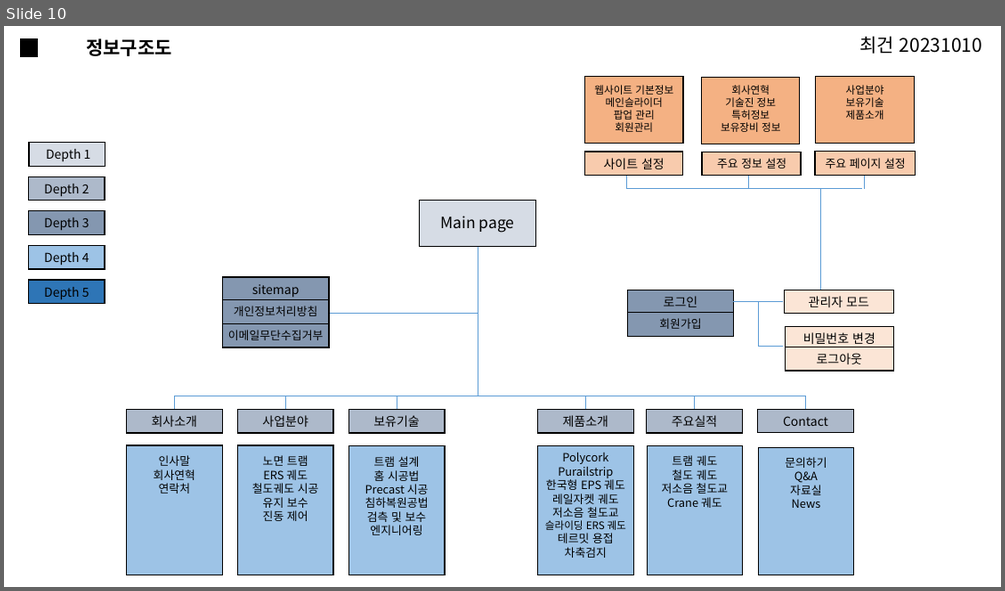
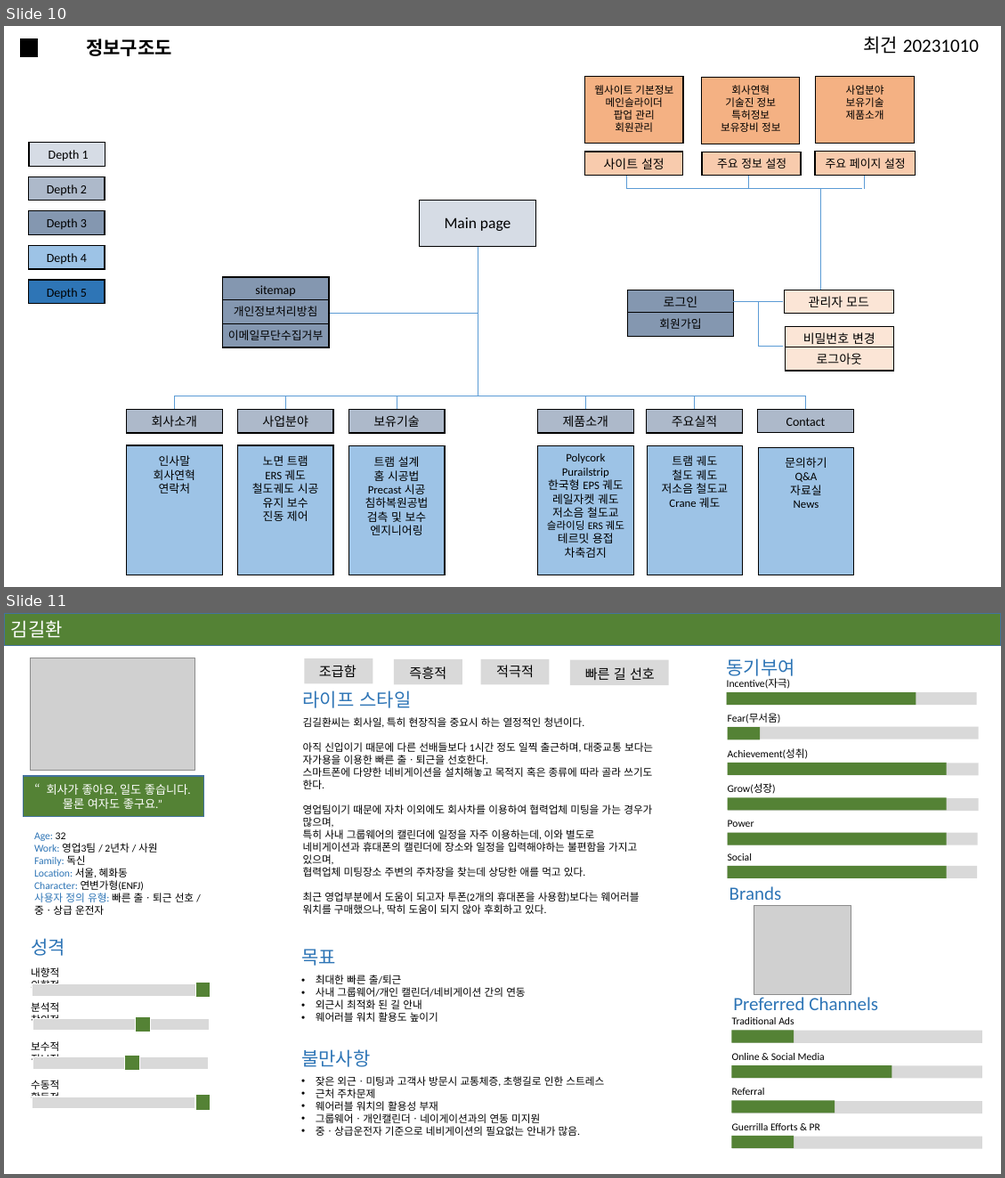
Before and after one commit to pigking51/maple, a slide deck: 디자인/최건_ppt.pptx. Shown one above the other, each under a label of ours: slide 10 before the commit, slides 10 and 11 after it. The pictures are 1005x591 and 1005x1178 pixels, drawn with LibreOffice and Linux fonts; fonts in the diff are those of the drawing; grey boxes stand for pictures. Boxes give left, top, right and bottom in pixels: in the first picture for what was removed or moved away, otherwise in the second. Text is boxed around its words. In the diff, an @@ line names an element or a change of style, - is before the commit and + after.

```diff
--- a/디자인/최건_ppt.pptx
+++ b/디자인/최건_ppt.pptx
@@ slide 11 added at <box>4,613,1001,1174</box>, background #FFFFFF @@
@@ rectangle added at <box>4,613,1001,645</box>, fill #548235, outline #43739E 1 pt @@
@@ text added at <box>11,620,63,638</box>, 18 pt, text #FFFFFF @@
+김길환
@@ group added at <box>272,653,681,933</box>: 6 texts, 5 rectangles @@
+김길환씨는 회사일, 특히 현장직을 중요시 하는 열정적인 청년이다.
+아직 신입이기 때문에 다른 선배들보다 1시간 정도 일찍 출근하며, 대중교통 보다는 자가용을 이용한 빠른 출ㆍ퇴근을 선호한다.
+스마트폰에 다양한 네비게이션을 설치해놓고 목적지 혹은 종류에 따라 골라 쓰기도 한다.
+영업팀이기 때문에 자차 이외에도 회사차를 이용하여 협력업체 미팅을 가는 경우가 많으며,
+특히 사내 그룹웨어의 캘린더에 일정을 자주 이용하는데, 이와 별도로 네비게이션과 휴대폰의 캘린더에 장소와 일정을 입력해야하는 불편함을 가지고 있으며,
+협력업체 미팅장소 주변의 주차장을 찾는데 상당한 애를 먹고 있다.
+최근 영업부분에서 도움이 되고자 투폰(2개의 휴대폰을 사용함)보다는 웨어러블 워치를 구매했으나, 딱히 도움이 되지 않아 후회하고 있다.
+라이프 스타일
+조급함
+즉흥적
+적극적
+빠른 길 선호
@@ group added at <box>727,658,979,995</box>: 12 rectangles, 8 texts, 1 picture @@
+동기부여
+Incentive(자극)
+Fear(무서움)
+Achievement(성취)
+Grow(성장)
+Power
+Social
+Brands
@@ group added at <box>259,931,679,1159</box>: 4 texts, 1 rectangle @@
+• 최대한 빠른 출/퇴근
+• 사내 그룹웨어/개인 캘린더/네비게이션 간의 연동
+• 외근시 최적화 된 길 안내
+• 웨어러블 워치 활용도 높이기
+목표
+• 잦은 외근ㆍ미팅과 고객사 방문시 교통체증, 초행길로 인한 스트레스
+• 근처 주차문제
+• 웨어러블 워치의 활용성 부재
+• 그룹웨어ㆍ개인캘린더ㆍ네이게이션과의 연동 미지원
+• 중ㆍ상급운전자 기준으로 네비게이션의 필요없는 안내가 많음.
+불만사항
@@ group added at <box>20,649,218,1168</box>: 11 rectangles, 7 texts, 1 picture @@
+“회사가 좋아요, 일도 좋습니다.
+물론 여자도 좋구요.”
+Age: 32
+Work: 영업3팀 / 2년차 / 사원
+Family: 독신
+Location: 서울, 혜화동
+Character: 연변가형(ENFJ)
+사용자 정의 유형: 빠른 출ㆍ퇴근 선호 / 중ㆍ상급 운전자
+성격
+내향적 외향적
+분석적 창의적
+보수적 진보적
+수동적 활동적
@@ group added at <box>732,997,983,1149</box>: 8 rectangles, 5 texts @@
+Preferred Channels
+Traditional Ads
+Online & Social Media
+Referral
+Guerrilla Efforts & PR
@@ slide 10 changed as well @@
@@ font Noto Sans CJK KR to Calibri in 18 elements at <box>863,36,979,54</box>, <box>48,150,89,161</box>, <box>47,184,87,195</box>, <box>47,218,87,229</box>, <box>47,253,87,265</box>, <box>47,288,87,298</box>, <box>445,217,510,231</box>, <box>786,418,825,426</box>, <box>255,285,295,296</box>, <box>228,329,323,340</box>, <box>803,332,875,347</box>, <box>594,85,673,132</box>, <box>720,85,780,132</box>, <box>252,455,319,521</box>, <box>365,456,429,535</box>, <box>547,453,624,557</box>, <box>662,455,728,507</box>, <box>785,457,826,507</box> @@
```
Also in this commit, not shown: 9 other slides changed, 1 other slide added, 2 other files.
